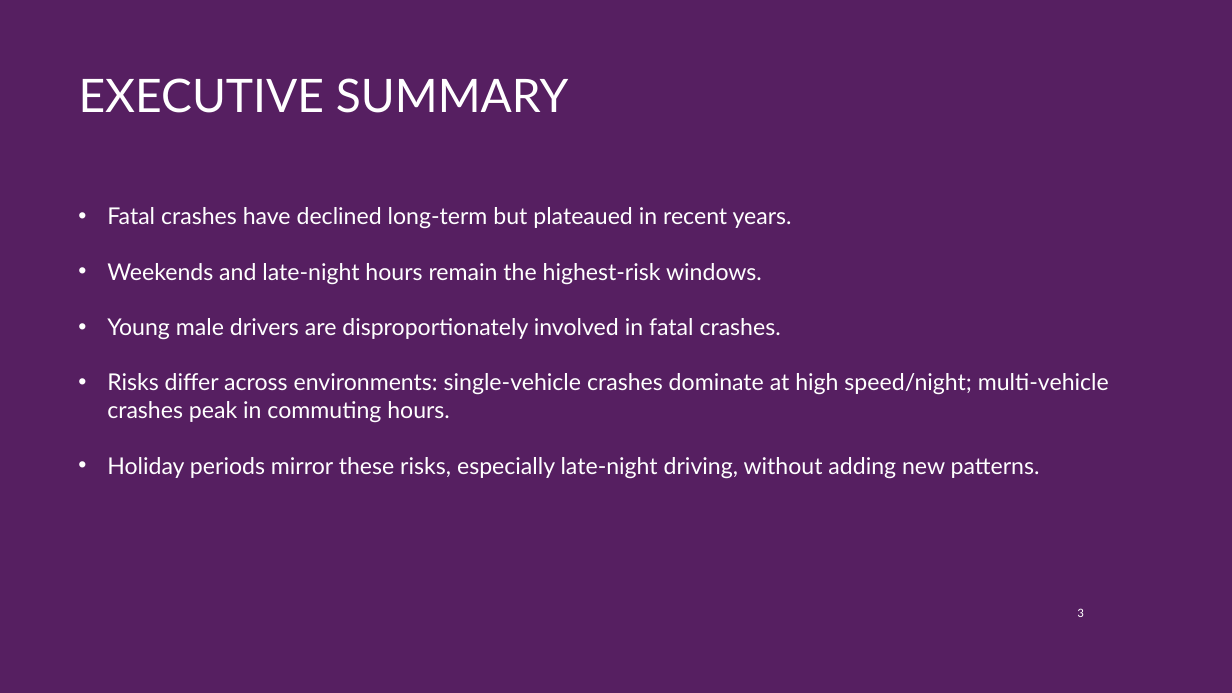
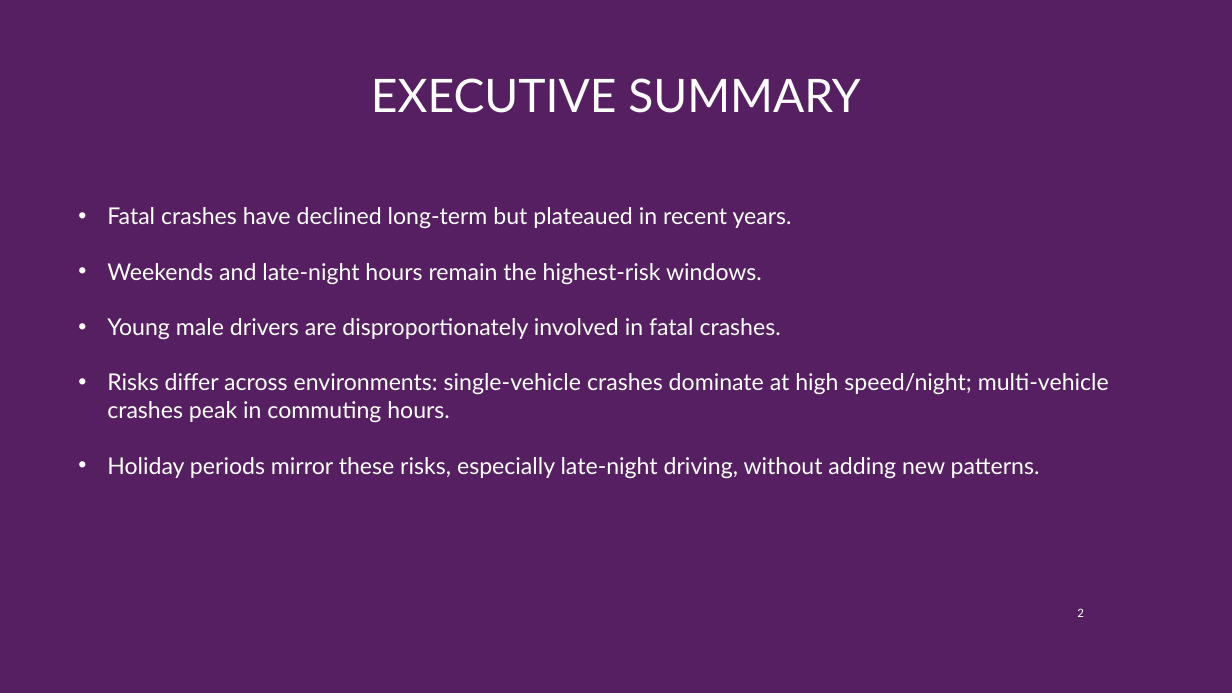
Before and after one commit to NoorullahMuhammadKhan/Noorullah-Khan-Github-Repository, a slide deck: slide 2 of Scyne Advisory Interview/Scyne Advisory Presentation.pptx (slide 3 before the commit). Drawn at 1232x693 pixels with LibreOffice and Linux fonts; fonts in the diff are those of the drawing; background and template pictures are left out. Boxes give left, top, right and bottom in pixels: in the first picture for what was removed or moved away, otherwise in the second. Text is boxed around its words. In the diff, an @@ line names an element or a change of style, - is before the commit and + after.

```diff
--- a/Scyne Advisory Interview/Scyne Advisory Presentation.pptx
+++ b/Scyne Advisory Interview/Scyne Advisory Presentation.pptx
@@ title "EXECUTIVE SUMMARY": place and size @@
-title "EXECUTIVE SUMMARY" at [79, 78, 568, 113]
+title "EXECUTIVE SUMMARY" at [371, 78, 860, 113]
@@ title "EXECUTIVE SUMMARY" at [371, 78, 860, 113]: alignment left to centre @@
@@ page number at [1077, 608, 1083, 617]: text changed @@
-3
+2
```
Also in this commit, not shown: 1 other slide changed, 5 slides added, 2 slides removed, 1 other file.
